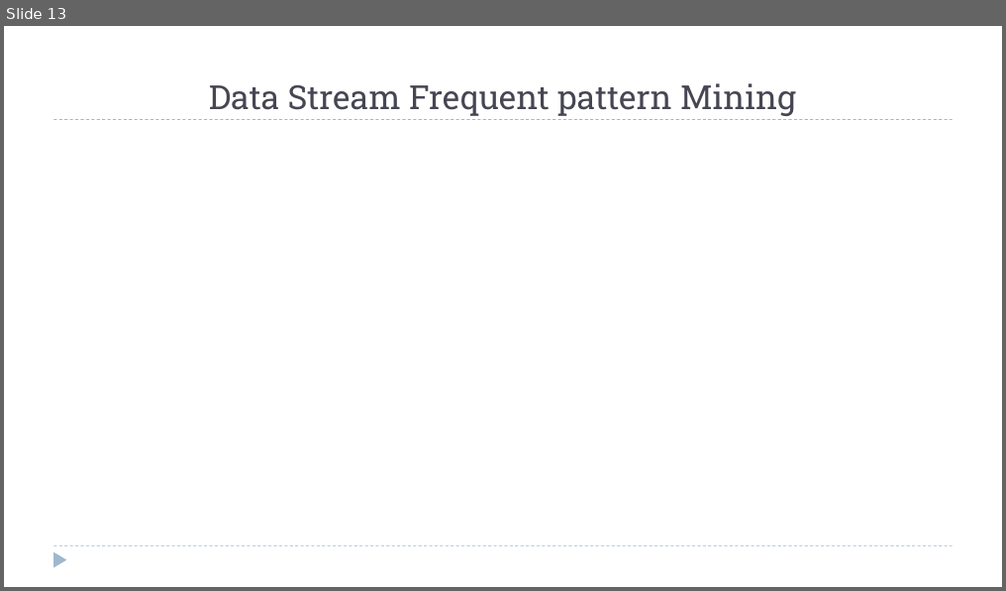
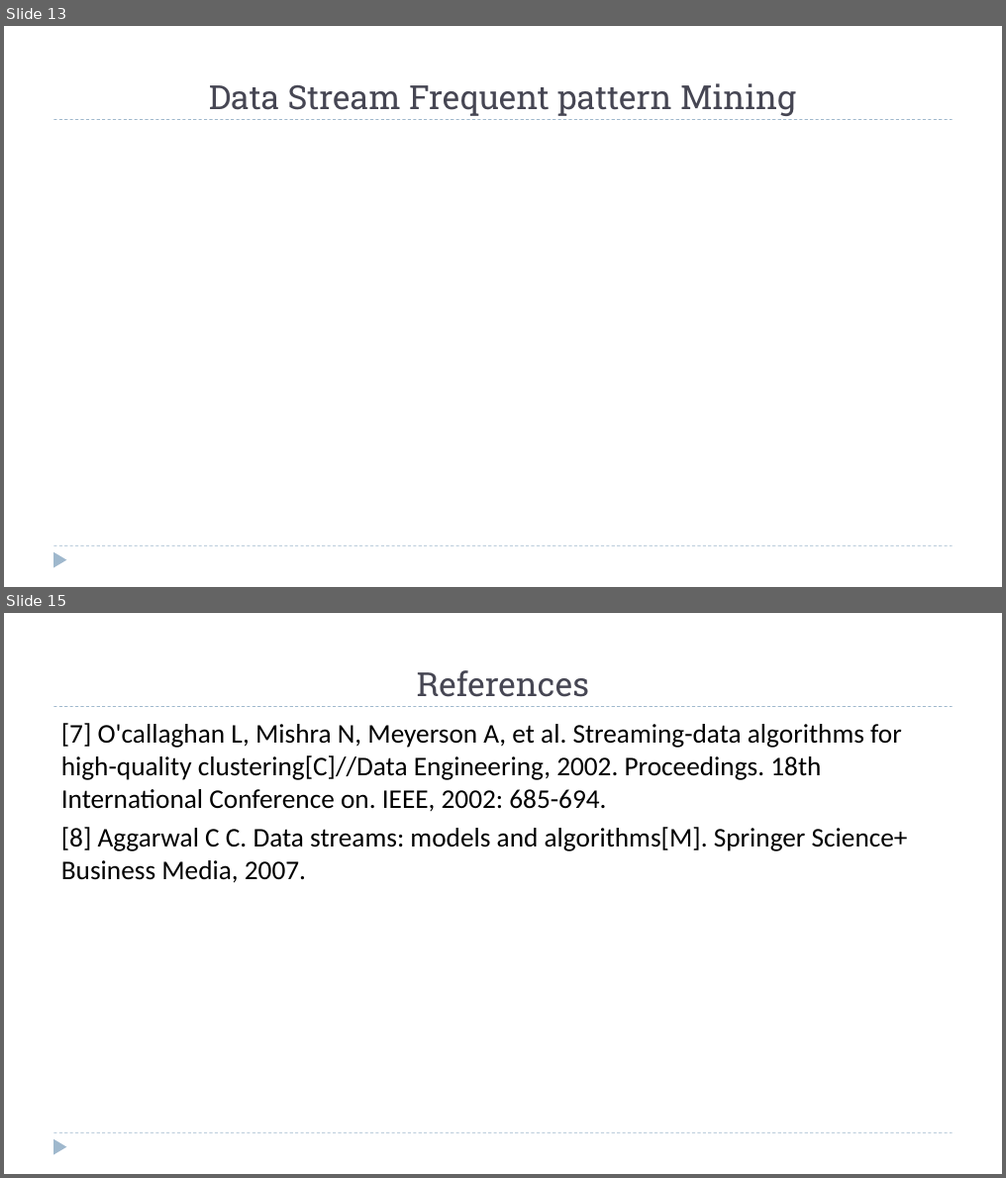
Before and after one commit to zixiaojindao/time-series-survey, a slide deck: slide/data stream mining.pptx. Shown one above the other, each under a label of ours: slide 13 before the commit, slides 13 and 15 after it; the slides between them are not shown. The pictures are 1006x591 and 1006x1178 pixels, drawn with LibreOffice and Linux fonts; fonts in the diff are those of the drawing; grey boxes stand for pictures. Boxes give left, top, right and bottom in pixels: in the first picture for what was removed or moved away, otherwise in the second. Text is boxed around its words. In the diff, an @@ line names an element or a change of style, - is before the commit and + after.

```diff
--- a/slide/data stream mining.pptx
+++ b/slide/data stream mining.pptx
@@ slide 15 added at <box>4,613,1002,1174</box>, background #FFFFFF; not listed: 3 template elements that a slide beside it also shows @@
@@ title added at <box>417,670,590,697</box>, 32 pt, text #464653 @@
+References
@@ text added at <box>61,723,908,883</box>, 26 pt, text #000000 @@
+[7] O'callaghan L, Mishra N, Meyerson A, et al. Streaming-data algorithms for high-quality clustering[C]//Data Engineering, 2002. Proceedings. 18th International Conference on. IEEE, 2002: 685-694.
+[8] Aggarwal C C. Data streams: models and algorithms[M]. Springer Science+ Business Media, 2007.
```
Also in this commit, not shown: 3 slides changed, 1 other slide added, 4 other files.
